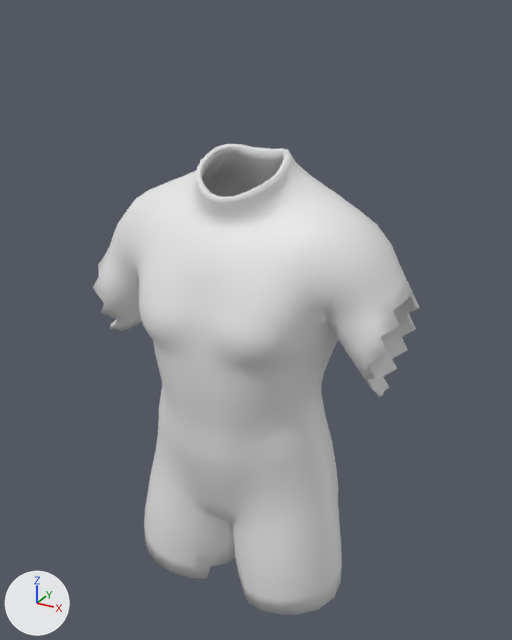
A saved change to the FBX model unity/Assets/Art/Chars/Garments/guard_artisan.fbx.
Camera for both pictures: a camera (50 mm lens) standing at (0.637, -1.136, 1.861) and looking at (0.016, -0.007, 1.297). Arrows for +X, +Y and +Z are at lower left; the lights stay in place. The first picture is the older version.

Objects in the first picture: 'garment_guard_artisan'.
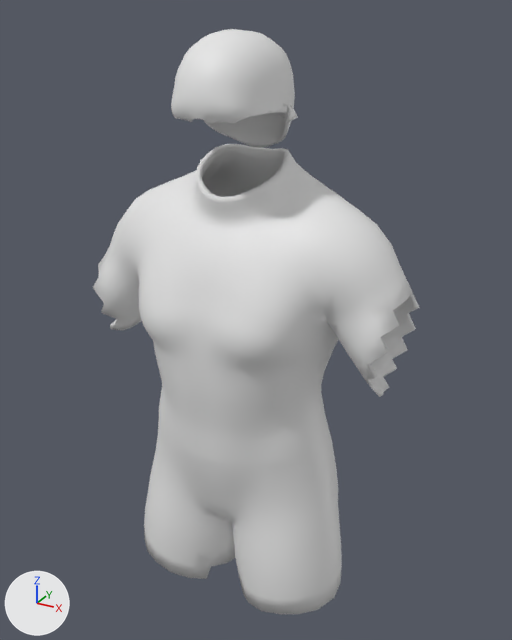
The change, as a list of edits to the scene's bpy script:
```text
Add mat_hair:
    mat_hair = principled_material('hair')
    mat_hair.base_color = (0.8, 0.8, 0.8)  # white #e7e7e7
Change me_garment_guard_artisan:
    used by ob_garment_guard_artisan; location = (0.0, 0.0, 0.0)
    remove me_garment_guard_artisan.from_pydata(...)  # 3016 vertices, 3022 faces; spans x -0.324..0.324, y -0.196..0.128, z 0.69..1.629
    add me_garment_guard_artisan.from_pydata(...)  # 5140 vertices, 5160 faces; spans x -0.324..0.324, y -0.196..0.128, z 0.69..1.83
    me_garment_guard_artisan part 1: a new loose piece of 1552 vertices spanning x -0.093..0.093, y -0.172..0.067, z 1.627..1.83, in mat_hair (white #e7e7e7)
    me_garment_guard_artisan part 2: a new loose piece of 42 vertices spanning x 0.069..0.111, y -0.051..-0.014, z 1.687..1.723, in mat_hair (white #e7e7e7)
    other edits to the shape of me_garment_guard_artisan do not show in these pictures
    add me_garment_guard_artisan.materials.append(mat_hair)  # white #e7e7e7
```

What differs and where, as boxes (x1, y1, x2, y2) in the pictures (512 x 640 px):
'garment_guard_artisan', reshaped (24% taller)
    before: (93, 144, 420, 614)
    after: (93, 29, 420, 614)
part 1 of me_garment_guard_artisan, added
    after: (171, 29, 295, 148)
part 2 of me_garment_guard_artisan, added
    after: (278, 103, 298, 123)
